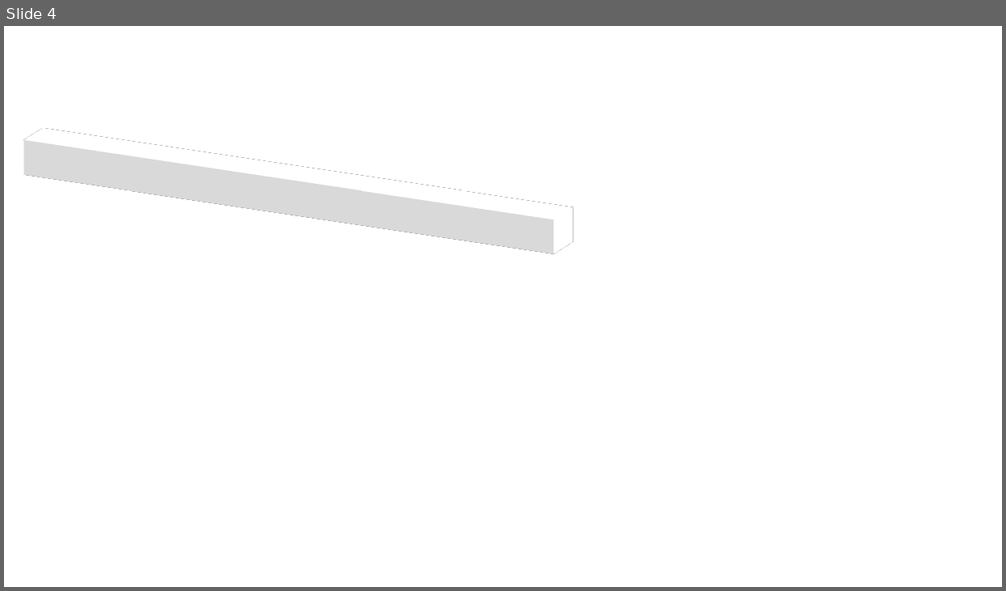
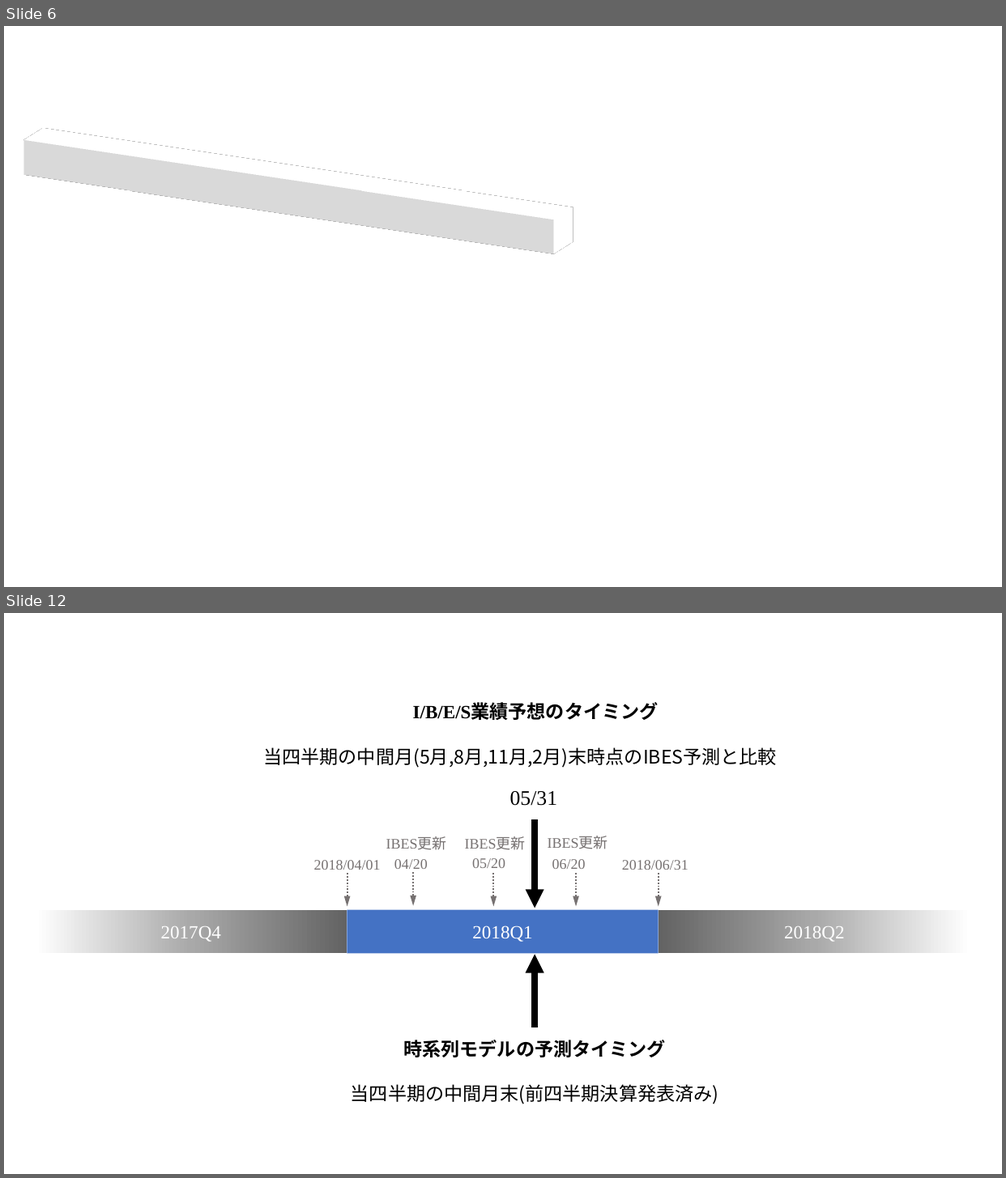
Before and after one commit to hessihan/eps_foracasting, a slide deck: paper/tex/img/ppt_img.pptx. Shown one above the other, each under a label of ours: slide 4 before the commit, slides 6 and 12 after it; the slides between them are not shown. The pictures are 1006x591 and 1006x1178 pixels, drawn with LibreOffice and Linux fonts; fonts in the diff are those of the drawing. Boxes give left, top, right and bottom in pixels: in the first picture for what was removed or moved away, otherwise in the second. Text is boxed around its words. In the diff, an @@ line names an element or a change of style, - is before the commit and + after.

```diff
--- a/paper/tex/img/ppt_img.pptx
+++ b/paper/tex/img/ppt_img.pptx
@@ slide 12 added at (4,613,1002,1174), background #FFFFFF @@
@@ text added at (263,704,776,768), 18 pt, text #000000 @@
+I/B/E/S業績予想のタイミング
+当四半期の中間月(5月,8月,11月,2月)末時点のIBES予測と比較
@@ text added at (510,791,558,806), 20 pt, text #000000 @@
+05/31
@@ arrow added from (535, 820) to (535, 908), #000000 6 pt @@
@@ group added at (314,837,688,906): 8 texts, 5 arrows @@
+2018/04/01
+2018/06/31
+06/20
+05/20
+04/20
+IBES更新
+IBES更新
+IBES更新
@@ rectangle added at (35,910,347,954), fill gradient #636363 to #AAAAAA to #FFFFFF, 18 pt, text #FFFFFF @@
+2017Q4
@@ rectangle added at (347,910,658,954), fill #4472C4, 18 pt, text #FFFFFF @@
+2018Q1
@@ rectangle added at (658,910,970,954), fill gradient #FFFFFF to #AAAAAA to #636363, 18 pt, text #FFFFFF @@
+2018Q2
@@ arrow added from (535, 1029) to (535, 954), #000000 6 pt @@
@@ text added at (351,1040,719,1105), 18 pt, text #000000 @@
+時系列モデルの予測タイミング
+当四半期の中間月末(前四半期決算発表済み)
@@ what was slide 4 is now slide 6 @@
```
Also in this commit, not shown: 2 slides changed, 7 other slides added, 16 other files.
